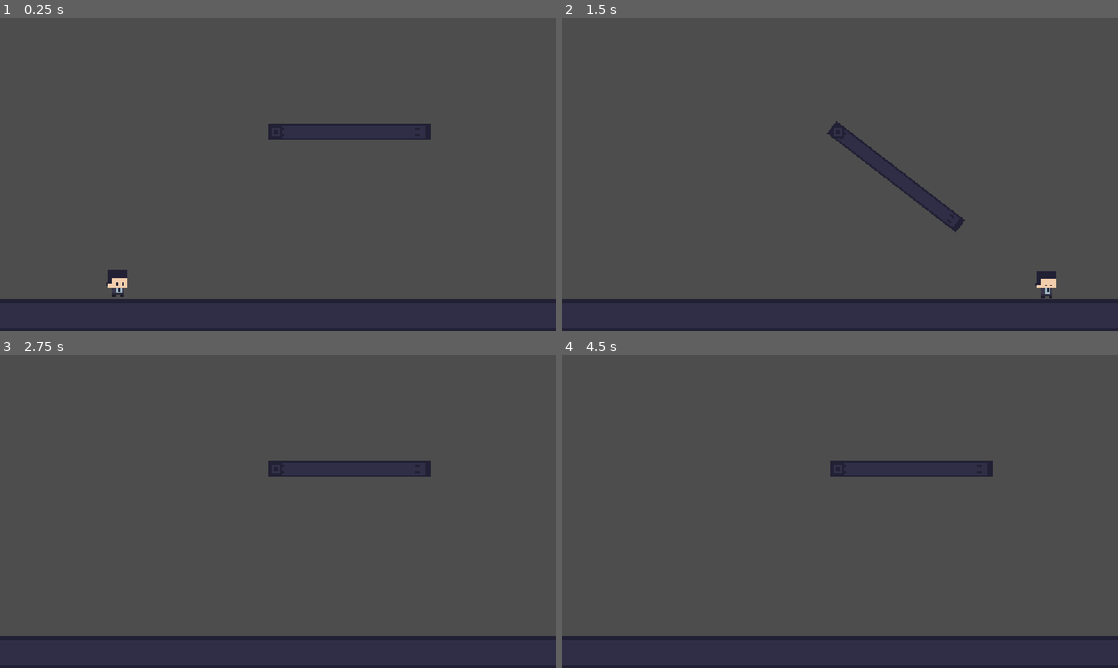
Above: before the commit, frames 1-4 (two rows, left to right).
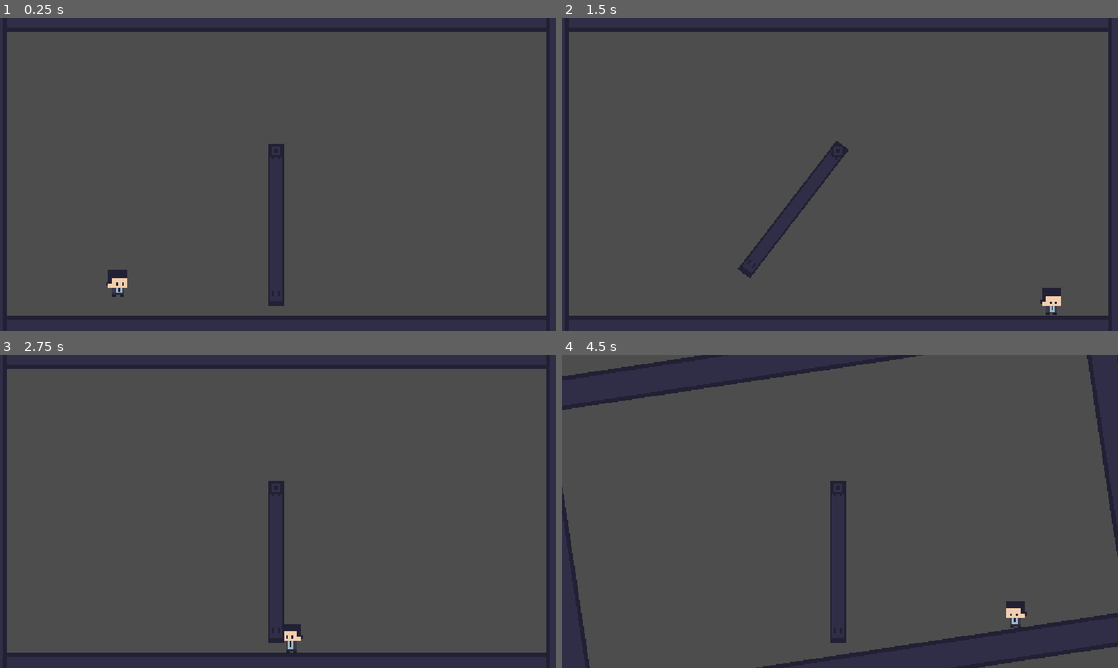
Above: after the commit, the same moments.

Repository: ChezM4ster/spin-to-win-jam
Game: Godot game, scene res://Scenes/testscene.tscn
The game is run twice, just before and just after one commit, with the same random seed, the same clock (stepped at 60 frames per second) and the same inputs.
Inputs:
- Up to frame 1 (0.25 s): no input
- Up to frame 2 (1.5 s): tap Enter (Interact) at 0.5, 0.6 s; hold D (Move_Right) from 0.53 s (still down); tap W (Jump) at 0.77 s; tap Right (Spin_CW) at 0.8, 1.35 s
- Up to frame 3 (2.75 s): tap W (Jump) at 1.52 s; tap Left (Spin_CounterCW) at 1.55, 2.1 s; release D (Move_Right) at 2.03 s; hold A (Move_Left) from 2.03 s (still down); tap Enter (Interact) at 2.3 s
- Up to frame 4 (4.5 s): release A (Move_Left) at 2.78 s; hold D (Move_Right) 2.78-4.28 s; tap Enter (Interact) at 2.85 s; tap W (Jump) at 3.02, 3.77 s; tap Right (Spin_CW) at 3.05, 3.6 s; tap Left (Spin_CounterCW) at 3.8, 4.35 s; hold A (Move_Left) from 4.28 s (still down)

The runs differ from the first frame. In frame 1, 15% of the frame differs, in the area x 0-100%, y 0-96%; in frame 2, 15%; in frame 3, 15%; in frame 4, 18%, in the area x 0-100%, y 0-100%.

Commit message:
Adjusting to merge stuff
Put logic on new art assets and modified some logic to be better

Diff:
--- a/Scenes/MainTestScene.tscn
+++ b/Scenes/MainTestScene.tscn
@@ -4,11 +4,11 @@
 [ext_resource type="PackedScene" uid="uid://c6d1fqlmc62bi" path="res://Scenes/player.tscn" id="2_t4ek1"]
 [ext_resource type="PackedScene" uid="uid://br3yw484vxwx6" path="res://Scenes/spinner_object.tscn" id="3_l4f2i"]
 [ext_resource type="PackedScene" uid="uid://clmb167ff4qxe" path="res://Scenes/free_spinner_object.tscn" id="4_ghobd"]
-[ext_resource type="Script" uid="uid://b1k72erh7vjxm" path="res://Scripting/spinner_object.gd" id="4_sbs00"]
+[ext_resource type="Script" uid="uid://ce2bb7phcp8p7" path="res://Scripting/spinner_object.gd" id="4_sbs00"]
 
 [sub_resource type="RectangleShape2D" id="RectangleShape2D_u0ya7"]
 
-[node name="Node2D" type="Node2D" unique_id=348314919]
+[node name="Node2D2" type="Node2D" unique_id=348314919]
 
 [node name="Player" parent="." unique_id=1053912103 instance=ExtResource("2_t4ek1")]
 position = Vector2(559, 327)
--- a/Scenes/lilguy.tscn
+++ b/Scenes/lilguy.tscn
@@ -2,6 +2,7 @@
 
 [ext_resource type="Script" uid="uid://botss2m176ij5" path="res://Scripting/Player_Controller.gd" id="1_dgipi"]
 [ext_resource type="Texture2D" uid="uid://ri5n82lthj6h" path="res://Art Assets/lilcorporateguy.png" id="2_45lhf"]
+[ext_resource type="PackedScene" uid="uid://te3meu81bjha" path="res://Scenes/spinner_detecting_projectile.tscn" id="2_ghwb3"]
 
 [sub_resource type="AtlasTexture" id="AtlasTexture_t74ru"]
 atlas = ExtResource("2_45lhf")
@@ -48,17 +49,23 @@
 
 [sub_resource type="CapsuleShape2D" id="CapsuleShape2D_yf5fn"]
 radius = 4.0
-height = 14.0
+height = 16.0
 
-[node name="Corporate_guy" type="CharacterBody2D" unique_id=2112382433]
+[node name="Corporate_guy" type="CharacterBody2D" unique_id=2112382433 node_paths=PackedStringArray("projectileSpawnArea") groups=["Player"]]
+collision_mask = 6
 script = ExtResource("1_dgipi")
+projectileSpawnArea = NodePath("Spinner projectile spawn area")
+projectile = ExtResource("2_ghwb3")
 
-[node name="AnimatedSprite2D" type="AnimatedSprite2D" parent="." unique_id=472324938]
+[node name="AnimatedSprite2D" type="AnimatedSprite2D" parent="." unique_id=472324938 groups=["Player"]]
 position = Vector2(0, -8)
 sprite_frames = SubResource("SpriteFrames_g4v7s")
 autoplay = "default"
 frame_progress = 0.6551162
 
-[node name="CollisionShape2D" type="CollisionShape2D" parent="." unique_id=972489467]
-position = Vector2(0, -7)
+[node name="CollisionShape2D" type="CollisionShape2D" parent="." unique_id=972489467 groups=["Player"]]
+position = Vector2(0, -8)
 shape = SubResource("CapsuleShape2D_yf5fn")
+
+[node name="Spinner projectile spawn area" type="Node2D" parent="." unique_id=508028261 groups=["Player"]]
+position = Vector2(7, -6)
--- a/Scenes/spinner_detecting_projectile.tscn
+++ b/Scenes/spinner_detecting_projectile.tscn
@@ -26,4 +26,9 @@
 scale = Vector2(0.031133391, 0.016195374)
 texture = ExtResource("1_r8opy")
 
+[node name="Timer" type="Timer" parent="." unique_id=1657811879]
+wait_time = 3.0
+autostart = true
+
 [connection signal="body_entered" from="." to="." method="_on_body_entered"]
+[connection signal="timeout" from="Timer" to="." method="_on_timer_timeout"]
--- a/Scenes/spinningthing.tscn
+++ b/Scenes/spinningthing.tscn
@@ -1,21 +1,26 @@
 [gd_scene format=3 uid="uid://cnls71ive2g2j"]
 
 [ext_resource type="Texture2D" uid="uid://u2nndqny67gf" path="res://Art Assets/protbox.png" id="1_g8nqk"]
-[ext_resource type="Script" uid="uid://c8qij780wpeo" path="res://Scripting/spinningthing.gd" id="1_uv864"]
+[ext_resource type="Script" uid="uid://ce2bb7phcp8p7" path="res://Scripting/spinner_object.gd" id="1_yo3lg"]
 
 [sub_resource type="RectangleShape2D" id="RectangleShape2D_g4v7s"]
 size = Vector2(84, 8)
 
-[node name="RigidBody2D" type="RigidBody2D" unique_id=634038324 node_paths=PackedStringArray("rigid_body_2d")]
+[node name="RigidBody2D" type="RigidBody2D" unique_id=634038324 node_paths=PackedStringArray("spinnerRigidBody") groups=["Spin_Objects"]]
+collision_layer = 4
+collision_mask = 11
 gravity_scale = 0.0
 center_of_mass_mode = 1
 center_of_mass = Vector2(-41, 0)
-script = ExtResource("1_uv864")
-rigid_body_2d = NodePath(".")
+continuous_cd = 2
+contact_monitor = true
+script = ExtResource("1_yo3lg")
+spinnerRigidBody = NodePath(".")
+canSpin = true
 
-[node name="Sprite2D" type="Sprite2D" parent="." unique_id=868019564]
+[node name="Sprite2D" type="Sprite2D" parent="." unique_id=868019564 groups=["Spin_Objects"]]
 scale = Vector2(2.625, 1)
 texture = ExtResource("1_g8nqk")
 
-[node name="CollisionShape2D" type="CollisionShape2D" parent="." unique_id=1522515079]
+[node name="CollisionShape2D" type="CollisionShape2D" parent="." unique_id=1522515079 groups=["Spin_Objects"]]
 shape = SubResource("RectangleShape2D_g4v7s")
--- a/Scenes/testscene.tscn
+++ b/Scenes/testscene.tscn
@@ -1,44 +1,100 @@
 [gd_scene format=3 uid="uid://dibsw71pkro4d"]
 
 [ext_resource type="Texture2D" uid="uid://u2nndqny67gf" path="res://Art Assets/protbox.png" id="1_l2n4a"]
-[ext_resource type="PackedScene" uid="uid://8kkqbpxllgmd" path="res://scenes/lilguy.tscn" id="2_ye8wr"]
-[ext_resource type="PackedScene" uid="uid://cqovrl8a7jrlt" path="res://scenes/screw.tscn" id="3_ckmbu"]
-[ext_resource type="PackedScene" uid="uid://cnls71ive2g2j" path="res://scenes/spinningthing.tscn" id="4_p7smk"]
+[ext_resource type="PackedScene" uid="uid://8kkqbpxllgmd" path="res://Scenes/lilguy.tscn" id="2_ye8wr"]
+[ext_resource type="PackedScene" uid="uid://cqovrl8a7jrlt" path="res://Scenes/screw.tscn" id="3_ckmbu"]
+[ext_resource type="Script" uid="uid://ce2bb7phcp8p7" path="res://Scripting/spinner_object.gd" id="4_ggkdx"]
+[ext_resource type="PackedScene" uid="uid://cnls71ive2g2j" path="res://Scenes/spinningthing.tscn" id="4_p7smk"]
 
 [sub_resource type="RectangleShape2D" id="RectangleShape2D_g4v7s"]
 size = Vector2(392, 16)
 
 [node name="Node2D" type="Node2D" unique_id=1380629943]
 
-[node name="StaticBody2D" type="StaticBody2D" parent="." unique_id=539060200]
-
-[node name="Sprite2D" type="Sprite2D" parent="StaticBody2D" unique_id=106834634]
-position = Vector2(200.24997, 279.81247)
-scale = Vector2(12.234375, 2.1484404)
-texture = ExtResource("1_l2n4a")
-
-[node name="CollisionShape2D" type="CollisionShape2D" parent="StaticBody2D" unique_id=1603004922]
-position = Vector2(200, 279)
-shape = SubResource("RectangleShape2D_g4v7s")
-
-[node name="CharacterBody2D" parent="." unique_id=2112382433 instance=ExtResource("2_ye8wr")]
+[node name="Player" parent="." unique_id=2112382433 instance=ExtResource("2_ye8wr")]
 position = Vector2(111, 242)
 collision_mask = 3
-
-[node name="RigidBody2D" parent="." unique_id=634038324 instance=ExtResource("4_p7smk")]
-position = Vector2(231, 185)
-collision_layer = 2
-collision_mask = 2
-
-[node name="StaticBody2D2" parent="." unique_id=1696513393 instance=ExtResource("3_ckmbu")]
-position = Vector2(193, 185)
 
 [node name="Camera2D" type="Camera2D" parent="." unique_id=1025395165]
 position = Vector2(194, 207)
 zoom = Vector2(4, 4)
 
 [node name="PinJoint2D" type="PinJoint2D" parent="." unique_id=1556200534]
-position = Vector2(193, 185)
-node_a = NodePath("../StaticBody2D2")
-node_b = NodePath("../RigidBody2D")
+position = Vector2(193, 195)
+rotation = 1.5707964
+node_a = NodePath("StaticBody2D2")
+node_b = NodePath("Spinner")
 bias = 0.9
+
+[node name="Spinner" parent="PinJoint2D" unique_id=634038324 instance=ExtResource("4_p7smk")]
+position = Vector2(38, 0)
+collision_layer = 2
+collision_mask = 2
+canSpin = false
+
+[node name="StaticBody2D2" parent="PinJoint2D" unique_id=1696513393 instance=ExtResource("3_ckmbu")]
+rotation = -1.5707964
+
+[node name="Terrain" type="Node2D" parent="." unique_id=1762658383 node_paths=PackedStringArray("staticSpinner") groups=["Spin_Objects", "Terrain"]]
+position = Vector2(195, 207)
+script = ExtResource("4_ggkdx")
+rotationSpeed = 3.0
+staticSpinner = NodePath(".")
+
+[node name="StaticBody2D" type="StaticBody2D" parent="Terrain" unique_id=539060200 groups=["Spin_Objects", "Terrain"]]
+position = Vector2(-200, -198)
+collision_layer = 2
+collision_mask = 9
+
+[node name="Sprite2D" type="Sprite2D" parent="Terrain/StaticBody2D" unique_id=106834634]
+position = Vector2(200.24997, 279.81247)
+scale = Vector2(12.234375, 2.1484404)
+texture = ExtResource("1_l2n4a")
+
+[node name="CollisionShape2D" type="CollisionShape2D" parent="Terrain/StaticBody2D" unique_id=1603004922 groups=["Terrain"]]
+position = Vector2(200, 279)
+shape = SubResource("RectangleShape2D_g4v7s")
+
+[node name="StaticBody2D2" type="StaticBody2D" parent="Terrain" unique_id=1138094031 groups=["Spin_Objects", "Terrain"]]
+position = Vector2(-202, -362)
+collision_layer = 2
+collision_mask = 9
+
+[node name="Sprite2D" type="Sprite2D" parent="Terrain/StaticBody2D2" unique_id=2059853152]
+position = Vector2(200.24997, 279.81247)
+scale = Vector2(12.234375, 2.1484404)
+texture = ExtResource("1_l2n4a")
+
+[node name="CollisionShape2D" type="CollisionShape2D" parent="Terrain/StaticBody2D2" unique_id=2072952478 groups=["Terrain"]]
+position = Vector2(200, 279)
+shape = SubResource("RectangleShape2D_g4v7s")
+
+[node name="StaticBody2D3" type="StaticBody2D" parent="Terrain" unique_id=328362449 groups=["Spin_Objects", "Terrain"]]
+position = Vector2(130, -198)
+rotation = 1.5707964
+collision_layer = 2
+collision_mask = 9
+
+[node name="Sprite2D" type="Sprite2D" parent="Terrain/StaticBody2D3" unique_id=349407160]
+position = Vector2(200.24997, 279.81247)
+scale = Vector2(12.234375, 2.1484404)
+texture = ExtResource("1_l2n4a")
+
+[node name="CollisionShape2D" type="CollisionShape2D" parent="Terrain/StaticBody2D3" unique_id=1471523485 groups=["Terrain"]]
+position = Vector2(200, 279)
+shape = SubResource("RectangleShape2D_g4v7s")
+
+[node name="StaticBody2D4" type="StaticBody2D" parent="Terrain" unique_id=1575175446 groups=["Spin_Objects", "Terrain"]]
+position = Vector2(426, -196)
+rotation = 1.5707964
+collision_layer = 2
+collision_mask = 9
+
+[node name="Sprite2D" type="Sprite2D" parent="Terrain/StaticBody2D4" unique_id=1750995316]
+position = Vector2(200.24997, 279.81247)
+scale = Vector2(12.234375, 2.1484404)
+texture = ExtResource("1_l2n4a")
+
+[node name="CollisionShape2D" type="CollisionShape2D" parent="Terrain/StaticBody2D4" unique_id=747228769 groups=["Terrain"]]
+position = Vector2(200, 279)
+shape = SubResource("RectangleShape2D_g4v7s")
--- a/Scripting/Player_Controller.gd
+++ b/Scripting/Player_Controller.gd
@@ -9,6 +9,14 @@
 var was_on_floor = false
 var can_coyote_jump = false
 @onready var corporate_guy_sprite: AnimatedSprite2D = $AnimatedSprite2D
+
+#Shooting variables
+@export var currentSpinner: SpinnerObject
+@export var isSpinning: bool = false
+@export var projectileSpawnArea: Node2D
+@export var projectile: PackedScene
+@export var currentProjectile: SpinnerProjectile
+
 
 func _ready() -> void:
 	jump_buffer_timer = Timer.new()
@@ -48,7 +56,32 @@
 
 	if direction < 0 :
 		corporate_guy_sprite.flip_h = true
+		projectileSpawnArea.position.x = -7.0
 	if direction > 0 :
 		corporate_guy_sprite.flip_h = false
+		projectileSpawnArea.position.x = 7.0
 
 	move_and_slide()
+
+		##anyspin section
+	if(Input.is_action_just_pressed("Interact")):
+		if(!isSpinning && currentProjectile == null):
+			var newProjectile := projectile.instantiate() as SpinnerProjectile
+			add_child(newProjectile)
+			currentProjectile = newProjectile
+			newProjectile.position = projectileSpawnArea.transform.get_origin()
+			newProjectile.spinnerHit.connect(_on_spinner_hit)
+			return
+		elif(currentSpinner != null):
+			currentSpinner.canSpin = false
+			currentSpinner = null
+			isSpinning = false
+
+
+#region signal catcher
+func _on_spinner_hit(newSpinner: SpinnerObject) -> void:
+	currentSpinner = newSpinner
+	newSpinner.canSpin = true
+	isSpinning = true
+	pass
+#endregion
--- a/Scripting/spinner_detecting_projectile.gd
+++ b/Scripting/spinner_detecting_projectile.gd
@@ -2,6 +2,9 @@
 class_name SpinnerProjectile
 signal spinnerHit(newSpinner: SpinnerObject)
 @export var speed = 500
+
+
+
 func _physics_process(_delta: float) -> void:
 	linear_velocity = Vector2(speed,0)
 
@@ -16,3 +19,7 @@
 			spinnerHit.emit(body.get_parent() as SpinnerObject)
 	queue_free()
 	pass # Replace with function body.
+
+
+func _on_timer_timeout() -> void:
+	queue_free()
--- /dev/null
+++ b/Scripting/spinner_object.gd
@@ -0,0 +1,27 @@
+extends Node2D
+class_name  SpinnerObject
+@export var rotationSpeed: float = 300
+@export var spinnerRigidBody: RigidBody2D
+#@export var originBody: StaticBody2D
+
+@export var staticSpinner: Node2D
+@export var canSpin: bool = false
+
+
+func _physics_process(delta: float) -> void:
+
+	if(canSpin):
+		##For spinning rigidbodies
+		if(spinnerRigidBody != null):
+			spinnerRigidBody.angular_velocity = (Input.get_axis("Spin_CounterCW","Spin_CW") * rotationSpeed * delta)
+			spinnerRigidBody.move_and_collide(spinnerRigidBody.linear_velocity * delta)
+		##For spinning static objects
+		elif (staticSpinner != null):
+			rotate(Input.get_axis("Spin_CounterCW","Spin_CW") * rotationSpeed * delta)
+			##USE SMALLER NUMBERS FOR ROTATING STATIC OBJECTS
+	return
+
+
+func _on_rigid_body_2d_body_entered(_body: Node) -> void:
+
+	pass # Replace with function body.
Not shown, added: Scripting/spinner_object.gd.uid
